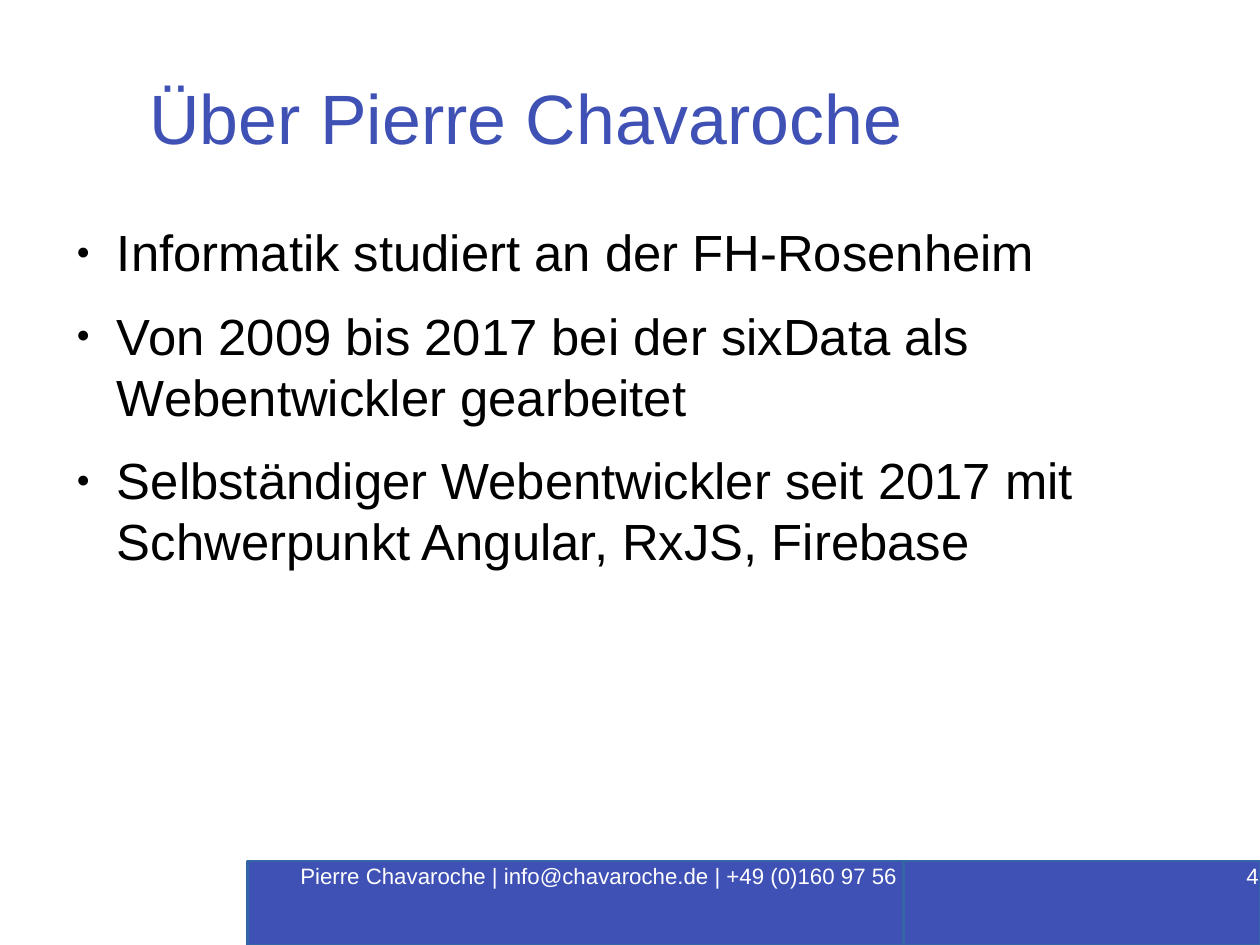
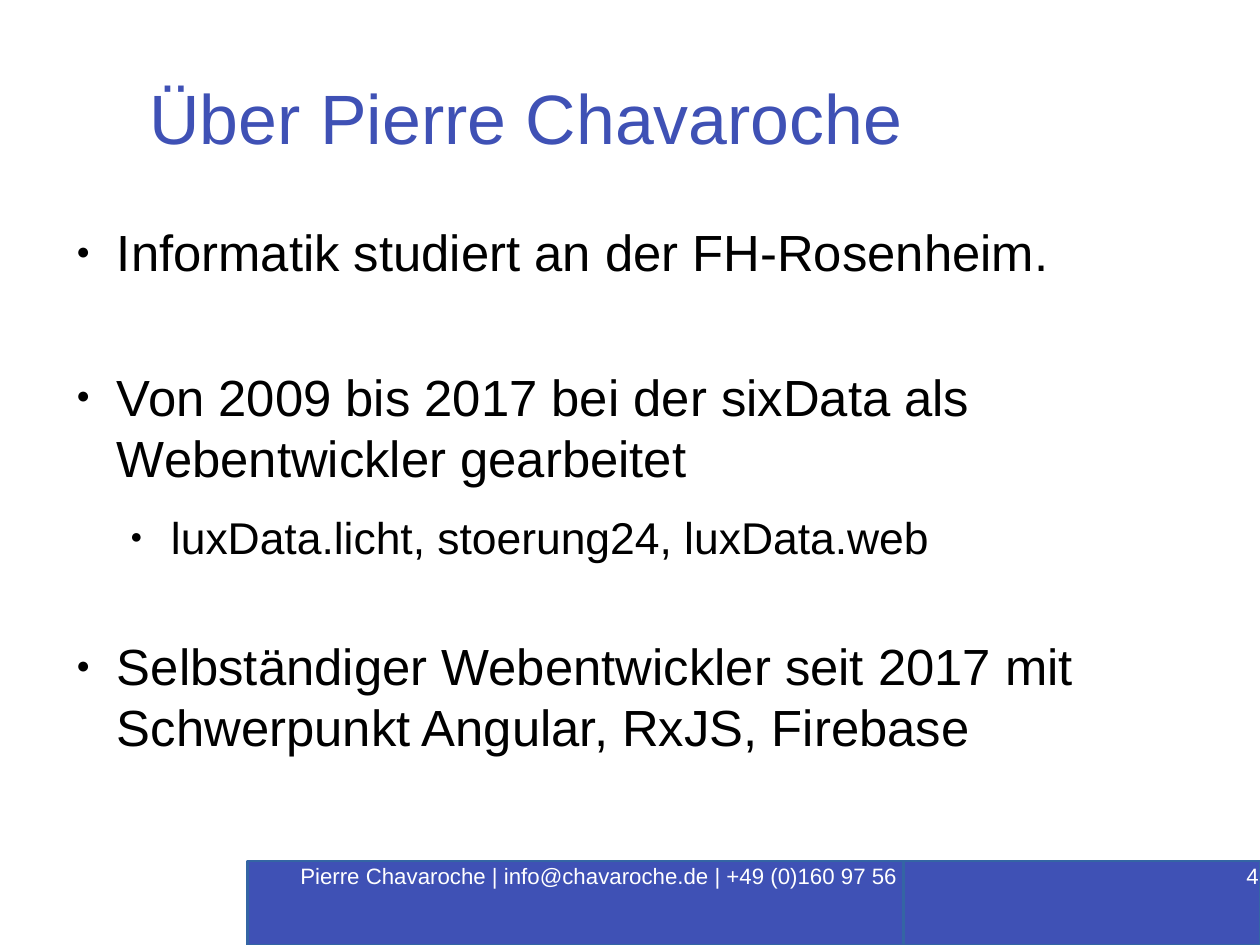
Before and after one commit to PierreChavaroche/workshop-presentation, a slide deck: slide 4 of Angular-RxJS.odp. Drawn at 1260x945 pixels with LibreOffice and Linux fonts; fonts in the diff are those of the drawing; background and template pictures are left out. Boxes give left, top, right and bottom in pixels: in the first picture for what was removed or moved away, otherwise in the second. Text is boxed around its words. In the diff, an @@ line names an element or a change of style, - is before the commit and + after.

```diff
--- a/Angular-RxJS.odp
+++ b/Angular-RxJS.odp
@@ text at <box>117,234,1049,272</box>: text changed @@
-● Informatik studiert an der FH-Rosenheim
+● Informatik studiert an der FH-Rosenheim.
@@ text at <box>171,521,928,563</box>: paragraph added @@
+  ● luxData.licht, stoerung24, luxData.web
```
Also in this commit, not shown: 1 other slide changed, 1 other file.
